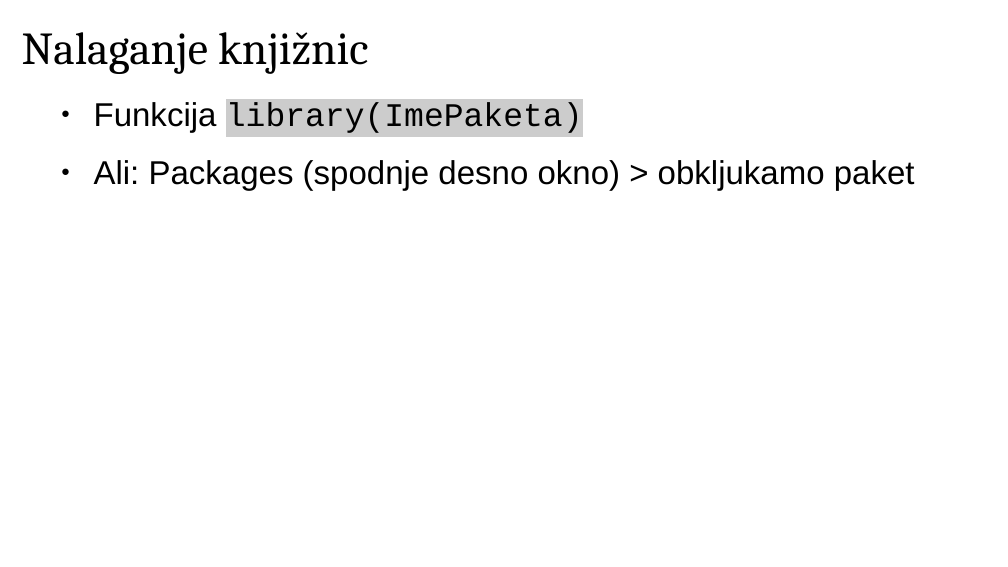
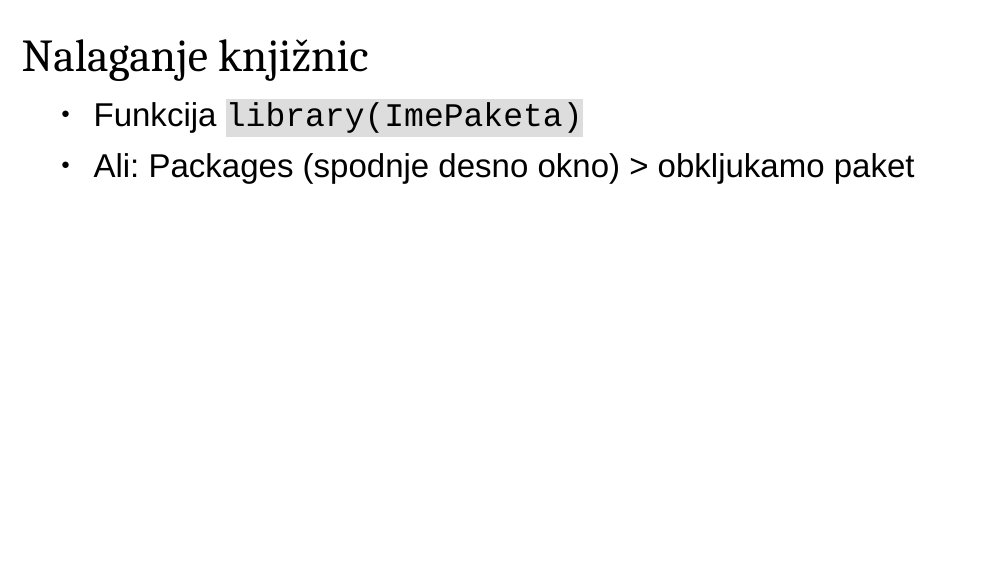
Before and after one commit to janaobsteter/Genotype_CODES, a slide deck: slide 8 of IT_Rtecaj.odp (slide 6 before the commit). Drawn at 1008x567 pixels with LibreOffice and Linux fonts; fonts in the diff are those of the drawing. Boxes give left, top, right and bottom in pixels: in the first picture for what was removed or moved away, otherwise in the second. Text is boxed around its words. In the diff, an @@ line names an element or a change of style, - is before the commit and + after.

```diff
--- a/IT_Rtecaj.odp
+++ b/IT_Rtecaj.odp
@@ title "Nalaganje knjižnic": place and size @@
-title "Nalaganje knjižnic" at [22,32,368,74]
+title "Nalaganje knjižnic" at [22,39,368,81]
@@ text "Funkcija library(ImePaketa)" at [94,102,915,183]: highlight #CCCCCC to #DDDDDD in "library(ImePaketa)"; less space between paragraphs @@
```
Also in this commit, not shown: 3 other slides changed, 12 slides added, 1 slide removed, 2 other files.
